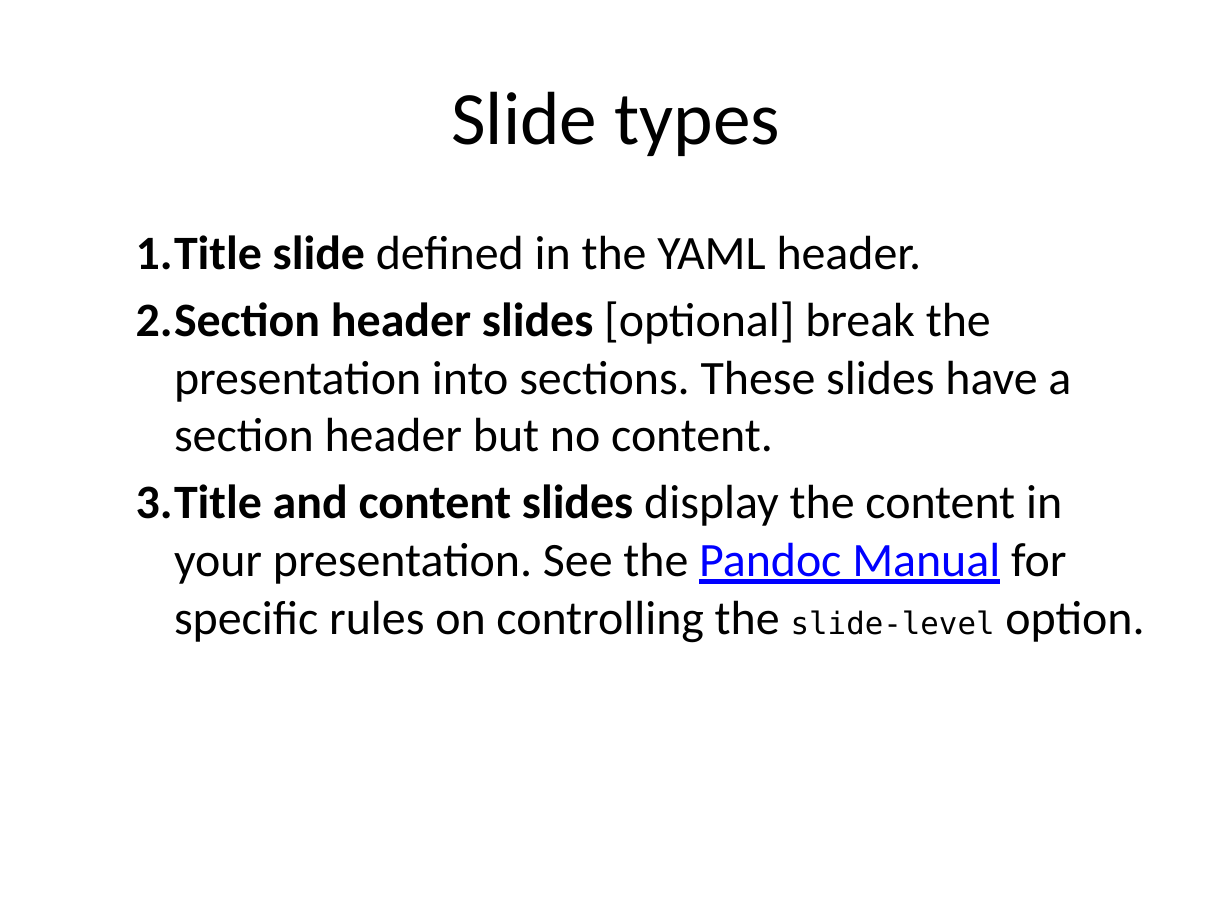
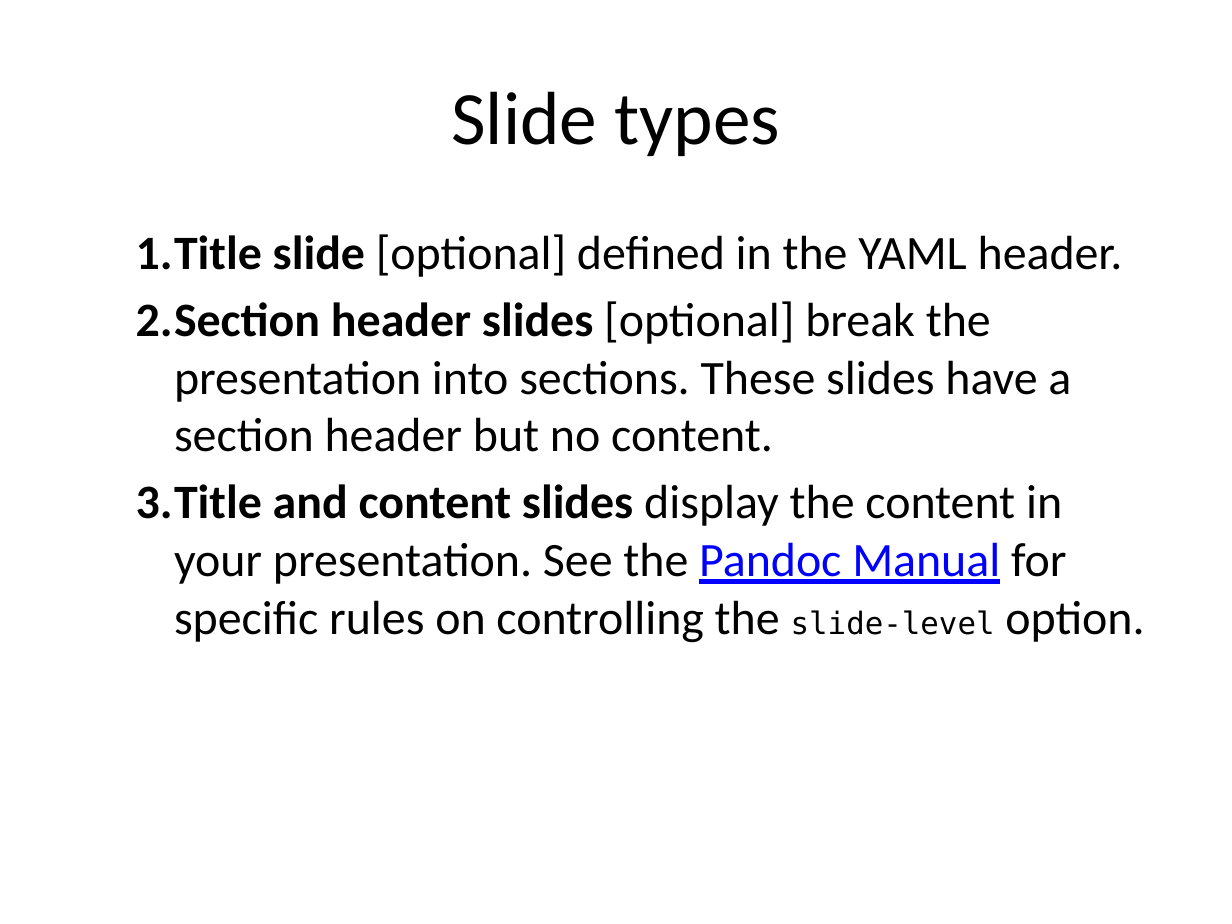
Before and after one commit to sol-eng/powerpoint, a slide deck: slide 22 of ppt-intro.pptx. Drawn at 1232x924 pixels with LibreOffice and Linux fonts; fonts in the diff are those of the drawing. Boxes give left, top, right and bottom in pixels: in the first picture for what was removed or moved away, otherwise in the second. Text is boxed around its words. In the diff, an @@ line names an element or a change of style, - is before the commit and + after.

```diff
--- a/ppt-intro.pptx
+++ b/ppt-intro.pptx
@@ text at box(136, 234, 1123, 277): text changed @@
-  1. Title slide defined in the YAML header.
+  1. Title slide [optional] defined in the YAML header.
```
Also in this commit, not shown: 4 other files.
